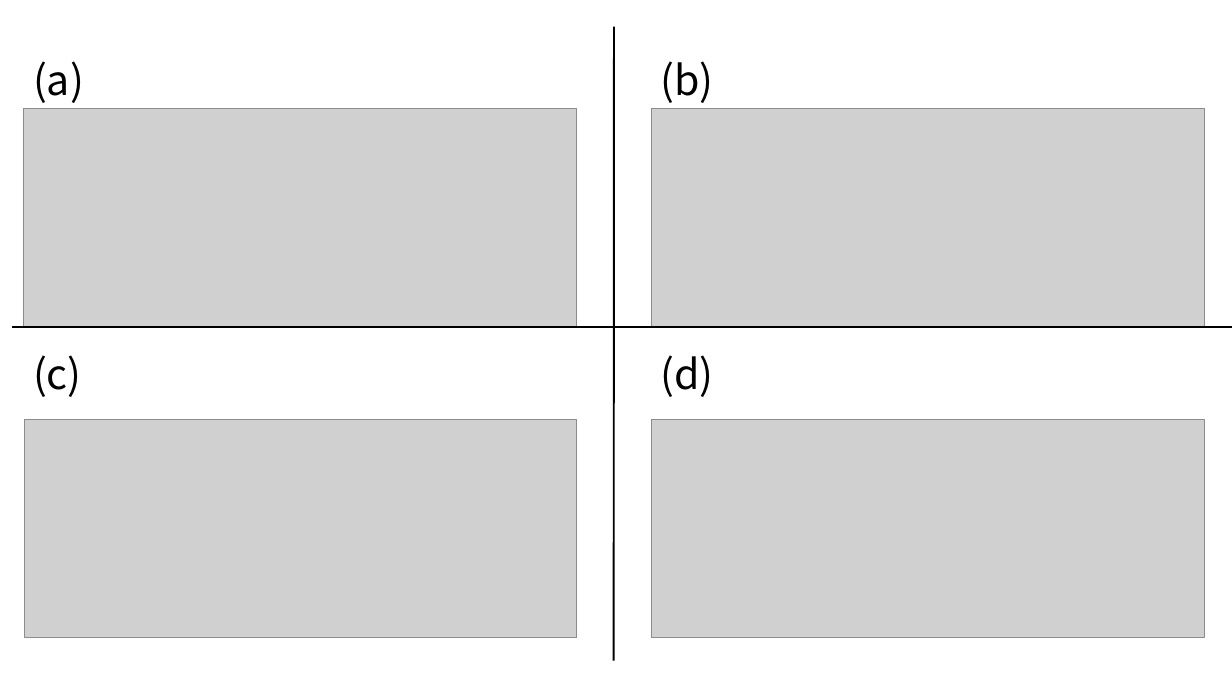
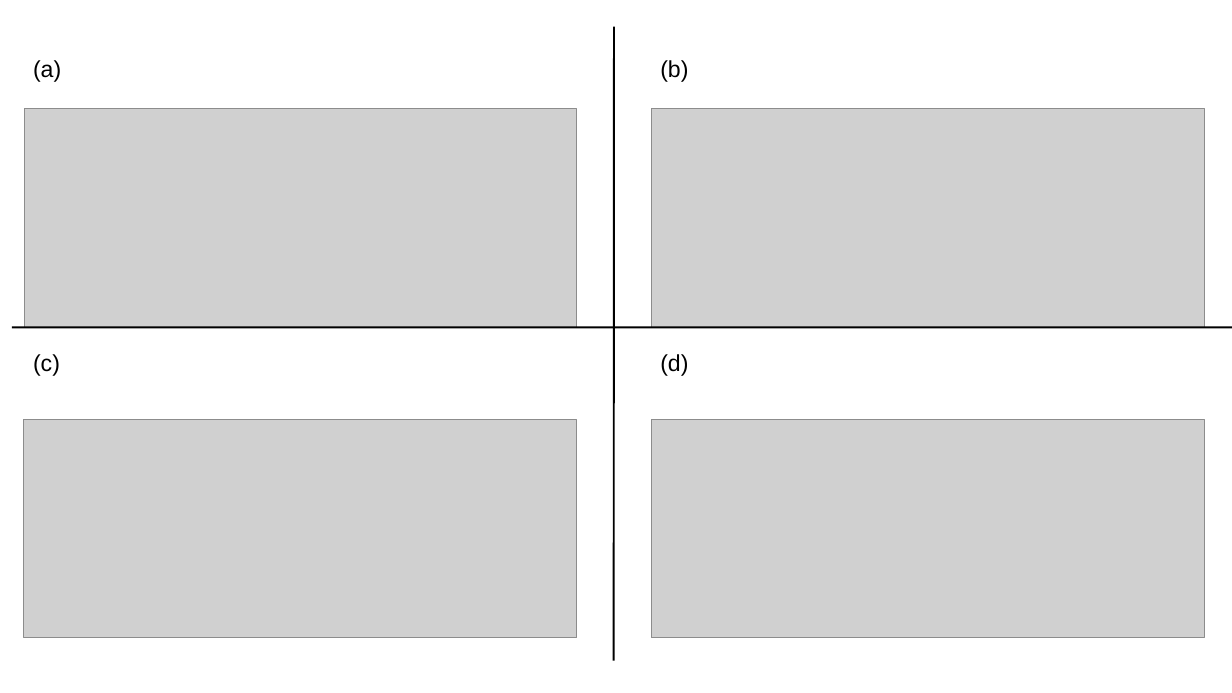
Before and after one commit to Nishida-Lab/lec_caffe, a slide deck: slide 5 of reports/05th/fig/pptx/cnn62.pptx. Drawn at 1232x693 pixels with LibreOffice and Linux fonts; fonts in the diff are those of the drawing; grey boxes stand for pictures. Boxes give left, top, right and bottom in pixels: in the first picture for what was removed or moved away, otherwise in the second. Text is boxed around its words. In the diff, an @@ line names an element or a change of style, - is before the commit and + after.

```diff
--- a/reports/05th/fig/pptx/cnn62.pptx
+++ b/reports/05th/fig/pptx/cnn62.pptx
@@ size 32 to 18 pt, font Noto Sans CJK JP to Arial in 4 elements at (33, 60, 61, 82), (33, 354, 60, 376), (660, 354, 688, 376), (660, 60, 688, 82) @@
```
Also in this commit, not shown: 4 other slides changed, 12 other files.
